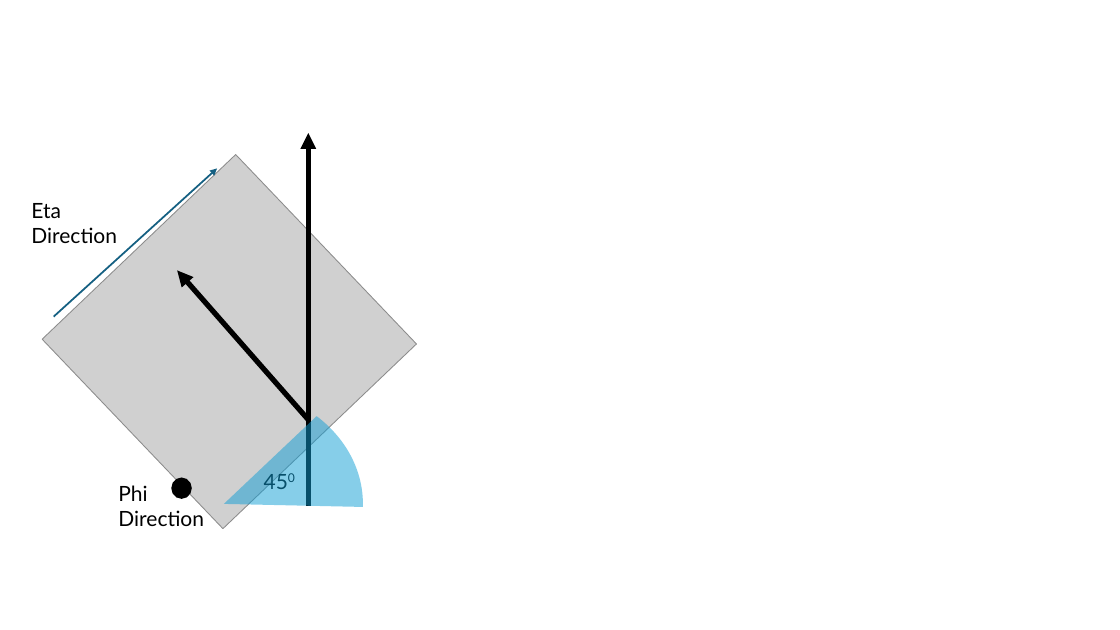
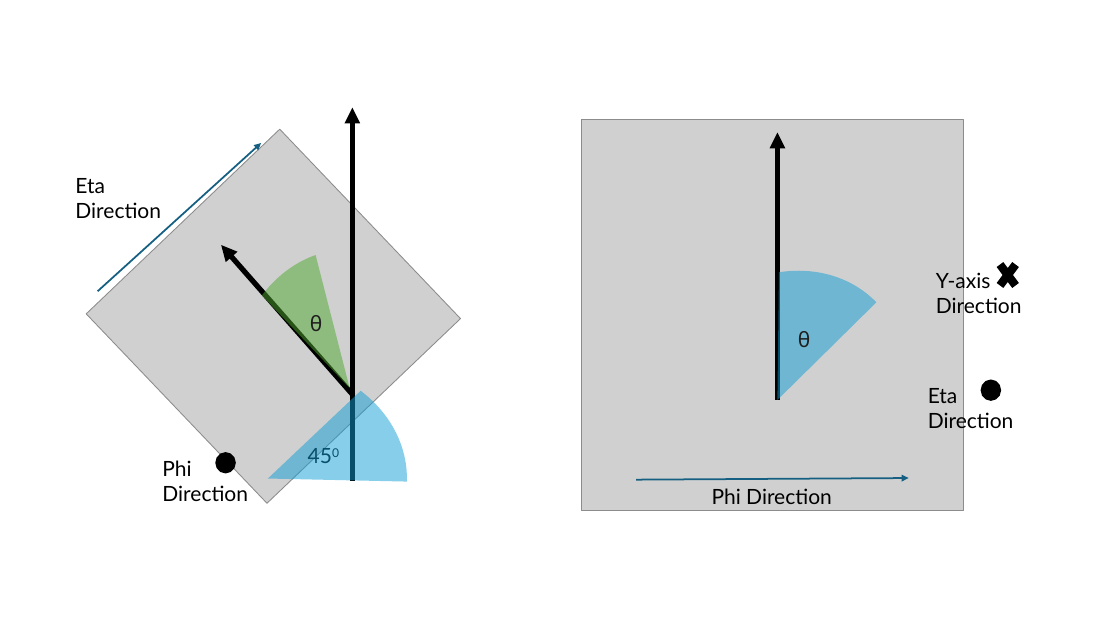
Before and after one commit to PatrickC12/ProAnubisReconstruction, a slide deck: slide 10 of ProAnubis_CERN/Investigations/Pictures.pptx (slide 9 before the commit). Drawn at 1120x630 pixels with LibreOffice and Linux fonts; fonts in the diff are those of the drawing; grey boxes stand for pictures. Boxes give left, top, right and bottom in pixels: in the first picture for what was removed or moved away, otherwise in the second. Text is boxed around its words. In the diff, an @@ line names an element or a change of style, - is before the commit and + after.

```diff
--- a/ProAnubis_CERN/Investigations/Pictures.pptx
+++ b/ProAnubis_CERN/Investigations/Pictures.pptx
@@ 3 texts, 3 arrows, 1 picture, 1 ellipse, 1 pie slice (boxed as its full ellipse): place and size @@
-3 texts, 3 arrows, 1 picture, 1 ellipse, 1 pie slice (boxed as its full ellipse) at (31, 133, 417, 623)
+3 texts, 3 arrows, 1 picture, 1 ellipse, 1 pie slice (boxed as its full ellipse) at (75, 108, 461, 597)
@@ picture added at (581, 120, 964, 511) @@
@@ arrow added from (778, 400) to (778, 133), #000000 4.5 pt @@
@@ pie slice (boxed as its full ellipse) added at (596, 218, 959, 582), fill #0F9ED5 at 50% opacity @@
@@ pie slice (boxed as its full ellipse) added at (232, 250, 468, 528), fill #4EA72E at 50% opacity @@
@@ text added at (936, 269, 1022, 318), 18 pt, text #000000 @@
+Y-axis Direction
@@ cross added at (994, 256, 1022, 294), fill #000000, outline #000000 1.5 pt @@
@@ text added at (310, 315, 322, 331), 18 pt, text #1F1F1F @@
+θ
@@ text added at (798, 331, 810, 347), 18 pt, text #1F1F1F @@
+θ
@@ text added at (928, 388, 1014, 433), 18 pt, text #000000 @@
+Eta Direction
@@ ellipse added at (981, 381, 1000, 400), fill #000000, outline #000000 1.5 pt @@
@@ arrow added from (636, 480) to (909, 478), #156082 1.5 pt @@
@@ text added at (712, 488, 832, 504), 18 pt, text #000000 @@
+Phi Direction
```
Also in this commit, not shown: 1 other slide changed, 1 slide added, 4 other files.
